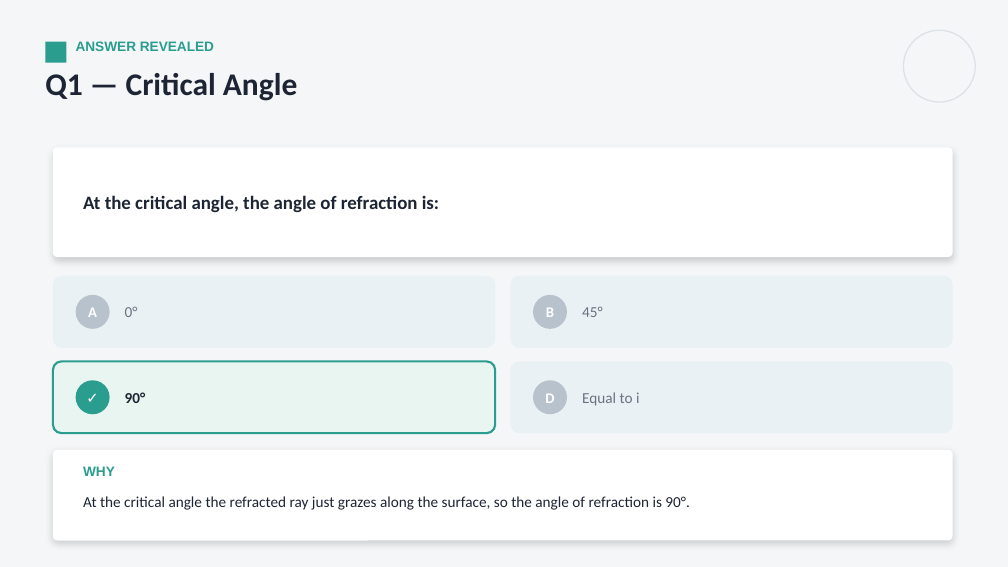
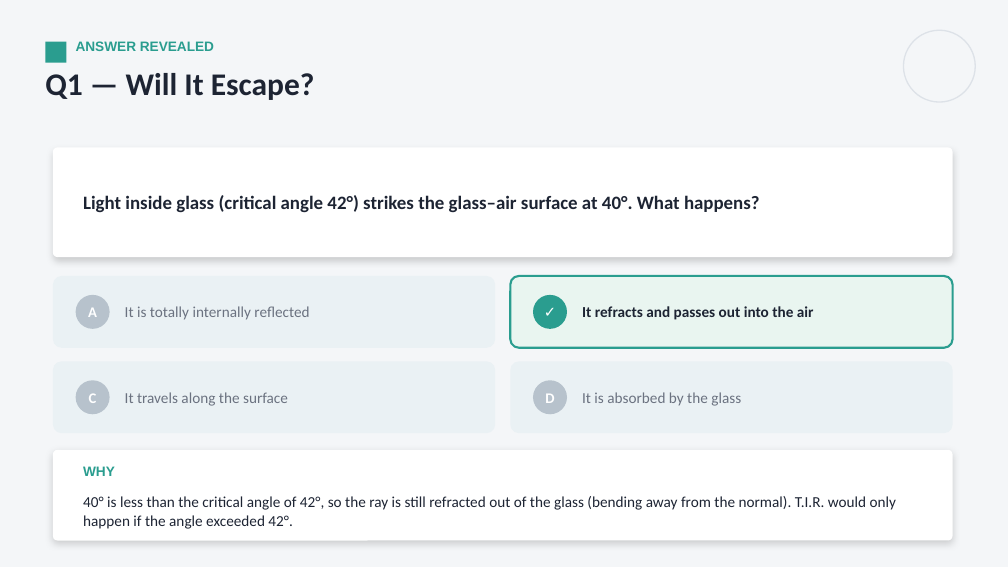
Before and after one commit to parmeshwars2911/MyFirstAR, a slide deck: slide 28 of ppt/Grade10/G10_S35_Refraction_at_Plane_Surfaces_2.pptx. Drawn at 1008x567 pixels with LibreOffice and Linux fonts; fonts in the diff are those of the drawing. Boxes give left, top, right and bottom in pixels: in the first picture for what was removed or moved away, otherwise in the second. Text is boxed around its words. In the diff, an @@ line names an element or a change of style, - is before the commit and + after.

```diff
--- a/ppt/Grade10/G10_S35_Refraction_at_Plane_Surfaces_2.pptx
+++ b/ppt/Grade10/G10_S35_Refraction_at_Plane_Surfaces_2.pptx
@@ text at (x1=45, y1=73, x2=315, y2=100): text changed @@
-Q1 — Critical Angle
+Q1 — Will It Escape?
@@ text at (x1=83, y1=195, x2=760, y2=213): text changed @@
-At the critical angle, the angle of refraction is:
+Light inside glass (critical angle 42°) strikes the glass–air surface at 40°. What happens?
@@ rounded rectangle at (x1=510, y1=276, x2=953, y2=348): fill #EAF1F4 to #E9F5F0; outline none to #2A9D8F 2 pt @@
@@ ellipse at (x1=533, y1=295, x2=567, y2=329): fill #B7C2CC to #2A9D8F @@
@@ text at (x1=125, y1=306, x2=309, y2=320): text changed @@
-0°
+It is totally internally reflected
@@ text at (x1=546, y1=308, x2=554, y2=317): text changed @@
-B
+✓
@@ text at (x1=582, y1=306, x2=814, y2=320): text changed; text colour #6B7280 to #1D2433; bold on @@
-45°
+It refracts and passes out into the air
@@ rounded rectangle at (x1=53, y1=361, x2=495, y2=433): fill #E9F5F0 to #EAF1F4; outline #2A9D8F 2 pt to none @@
@@ ellipse at (x1=76, y1=380, x2=110, y2=414): fill #2A9D8F to #B7C2CC @@
@@ text at (x1=89, y1=393, x2=97, y2=403): text changed @@
-✓
+C
@@ text at (x1=125, y1=392, x2=288, y2=406): text changed; text colour #1D2433 to #6B7280; bold off @@
-90°
+It travels along the surface
@@ text at (x1=582, y1=392, x2=741, y2=406): text changed @@
-Equal to i
+It is absorbed by the glass
@@ text at (x1=83, y1=496, x2=896, y2=529): text changed @@
-At the critical angle the refracted ray just grazes along the surface, so the angle of refraction is 90°.
+40° is less than the critical angle of 42°, so the ray is still refracted out of the glass (bending away from the normal). T.I.R. would only happen if the angle exceeded 42°.
```
Also in this commit, not shown: 13 other slides changed, 14 other files.
